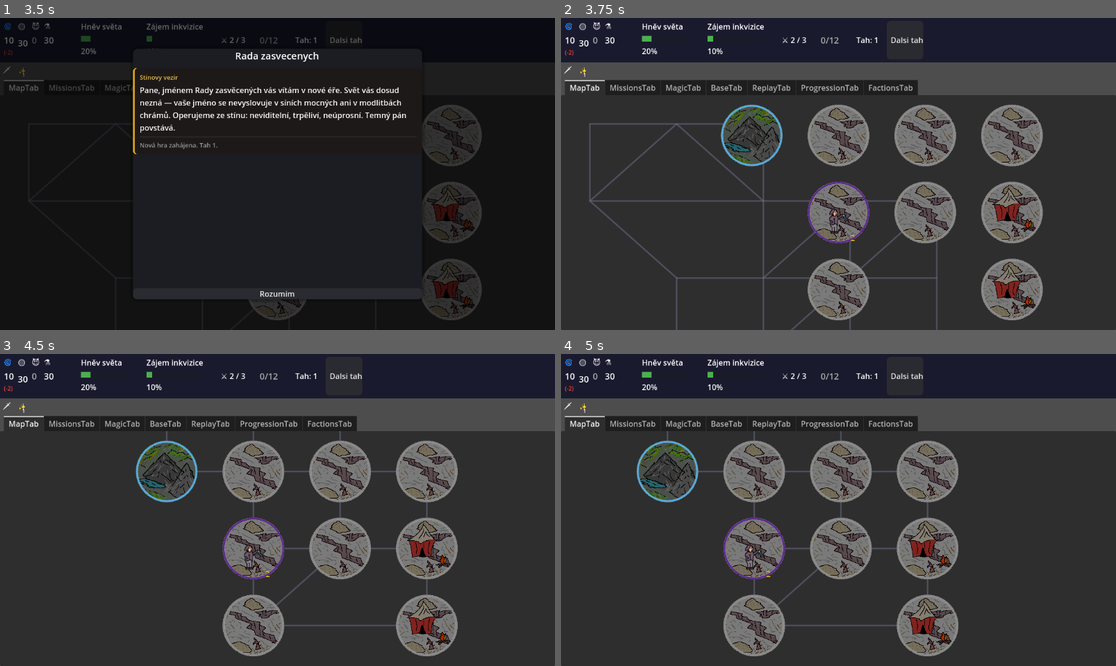
Above: before the commit, frames 1-4 (two rows, left to right).
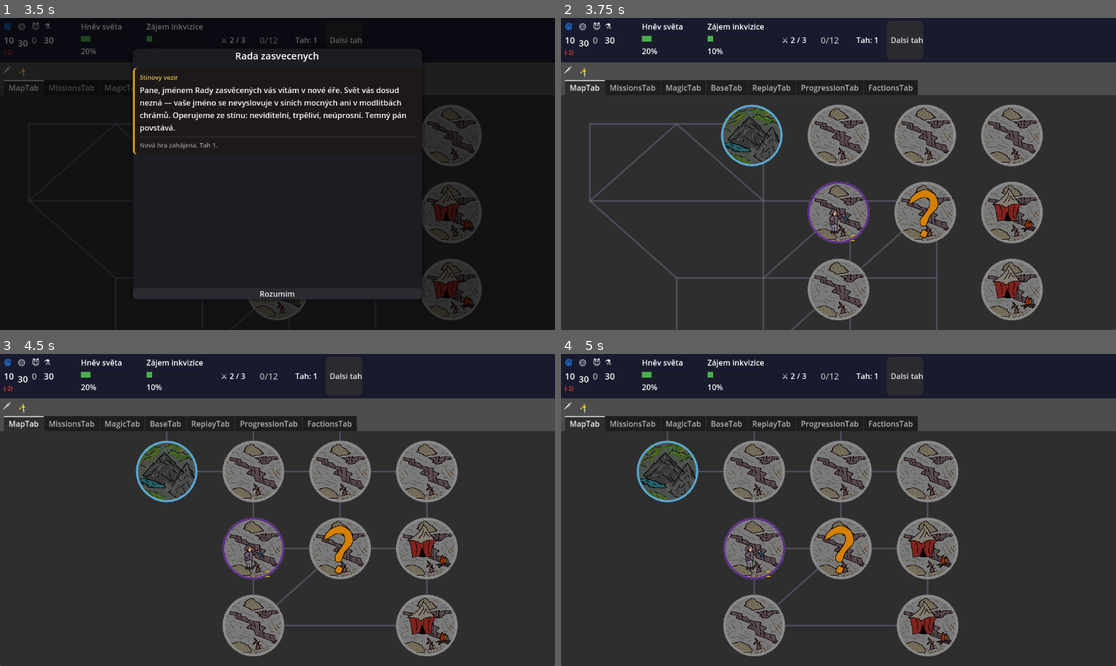
Above: after the commit, the same moments.

Repository: HannibalCZ/dark-lord
Game: Godot game, scene res://scenes/Main.tscn
Two runs of this game, one before a commit and one after it. Both use one fixed random seed, a clock stepped at 60 frames per second and the inputs below.
Inputs (mouse positions are in pixels of both pictures, inside the frame that each line leads up to):
- Up to frame 1 (3.5 s): click "Dalsi tah" at 0.5 s; click "🗡" at 1.25 s; click "✨" at 2 s; click (188, 58) at 2.77 s
- Up to frame 2 (3.75 s): click "Rozumim" at 3.5 s
- Up to frame 3 (4.5 s): tap Enter at 4.25 s; move the mouse to (399, 494) at 4.27 s; hold D from 4.28 s (still down)
- Up to frame 4 (5 s): keep holding D

Frame 1 is identical in both runs. In frame 2, 0.3% of the frame differs, in the area x 62-68%, y 54-71%; in frame 3, 0.3%; in frame 4, 0.3%, in the area x 47-53%, y 54-71%.

Commit message:
fix(v0.06): oprava region_kind wildlands → wilderness — tajemství nebyla generována
Generátor _place_procedural_secrets() filtroval na "wildlands", ale mapa
používá "wilderness" — eligible byl vždy prázdný. Stejný překlep způsoboval
nefunkčnost AI Exploreru a mise Explore.

Co-Authored-By: Claude Sonnet 4.6 <noreply@anthropic.com>

Diff:
--- a/managers/AIManager.gd
+++ b/managers/AIManager.gd
@@ -184,7 +184,7 @@
 # Vybírá sousední region pro průzkumníka podle priorit:
 # 0) Soused s decoy tagem (nejvyšší — přebije vše ostatní)
 # 1) Soused se skrytým tajemstvím (has_secret() a secret_known == false)
-# 2) Nenavštívený "wildlands" soused
+# 2) Nenavštívený "wilderness" soused
 # 3) Libovolný nenavštívený soused
 # 4) Náhodný soused (všechny navštíveny)
 func _scout_pick_next_region(u: Unit) -> int:
@@ -208,7 +208,7 @@
 		if r.has_secret() and not r.secret_known:
 			return nb_id
 
-	# Priorita 2: nenavštívený wildlands soused
+	# Priorita 2: nenavštívený wilderness soused
 	var unvisited_wild: Array[int] = []
 	for nb_id: int in neighbors:
 		if nb_id in u.visited_regions:
@@ -216,7 +216,7 @@
 		var r: Region = game_state.region_manager.get_region(nb_id)
 		if r == null:
 			continue
-		if r.region_kind == "wildlands":
+		if r.region_kind == "wilderness":
 			unvisited_wild.append(nb_id)
 	if not unvisited_wild.is_empty():
 		return unvisited_wild[game_state.rng.randi_range(0, unvisited_wild.size() - 1)]
--- a/scripts/Balance.gd
+++ b/scripts/Balance.gd
@@ -192,7 +192,7 @@
 		"description": "Tvůj agent postupně odhaluje tajemství skryté v divočině.",
 		"base_chance": 0.80,
 		"requirements": {
-			"region_kind_in": ["wildlands"],
+			"region_kind_in": ["wilderness"],
 			"requires_secret": true,
 			"secret_known": true,
 			"secret_state_not_in": ["resolved"]
@@ -1304,7 +1304,7 @@
 
 # Hustota tajemstvi — jaka cast zpusobilych
 # regionu dostane tajemstvi.
-# Zpusobile regiony: region_kind == "wildlands"
+# Zpusobile regiony: region_kind == "wilderness"
 # mimo startovni region hrace.
 const PROCEDURAL_SECRET_DENSITY_MIN: float = 0.25
 const PROCEDURAL_SECRET_DENSITY_MAX: float = 0.33
--- a/scripts/GameState.gd
+++ b/scripts/GameState.gd
@@ -884,10 +884,10 @@
 		proc_rng.seed = Balance.PROCEDURAL_SEED
 
 	# Získej způsobilé regiony
-	# Způsobilé: region_kind == "wildlands", mimo startovní region, bez secret_id z JSON
+	# Způsobilé: region_kind == "wilderness", mimo startovní region, bez secret_id z JSON
 	var eligible: Array[Region] = []
 	for region in region_manager.regions:
-		if region.region_kind != "wildlands":
+		if region.region_kind != "wilderness":
 			continue
 		if region.id == player_start_region_id:
 			continue
--- a/scripts/Region.gd
+++ b/scripts/Region.gd
@@ -23,7 +23,7 @@
 
 # --- TYP REGIONU PRO MECHANIKY ---
 # "civilized" – města/pláně/hory pod kontrolou frakcí (korupce, raid…)
-# "wildlands" – divočina vhodná pro secrets, lairy, dominion
+# "wilderness" – divočina vhodná pro secrets, lairy, dominion
 var region_kind: String = "civilized"
 
 # --- SECRET MECHANIKA ---
@@ -59,7 +59,7 @@
 		"town", "plains", "mountains":
 			region_kind = "civilized"
 		"forest", "wasteland":
-			region_kind = "wildlands"
+			region_kind = "wilderness"
 		_:
 			region_kind = "civilized" # fallback
 
--- a/scripts/core/query/RegionQuery.gd
+++ b/scripts/core/query/RegionQuery.gd
@@ -7,7 +7,7 @@
 var by_id: Array[Region] = []                 # indexované přímo region_id (rychlé)
 var by_owner: Dictionary = {}                 # faction_id -> Array[Region]
 var by_controller: Dictionary = {}            # faction_id -> Array[Region]
-var by_kind: Dictionary = {}                  # "civilized"/"wildlands" -> Array[Region]
+var by_kind: Dictionary = {}                  # "civilized"/"wilderness" -> Array[Region]
 
 func _init(gs: GameStateSingleton) -> void:
 	game = gs
